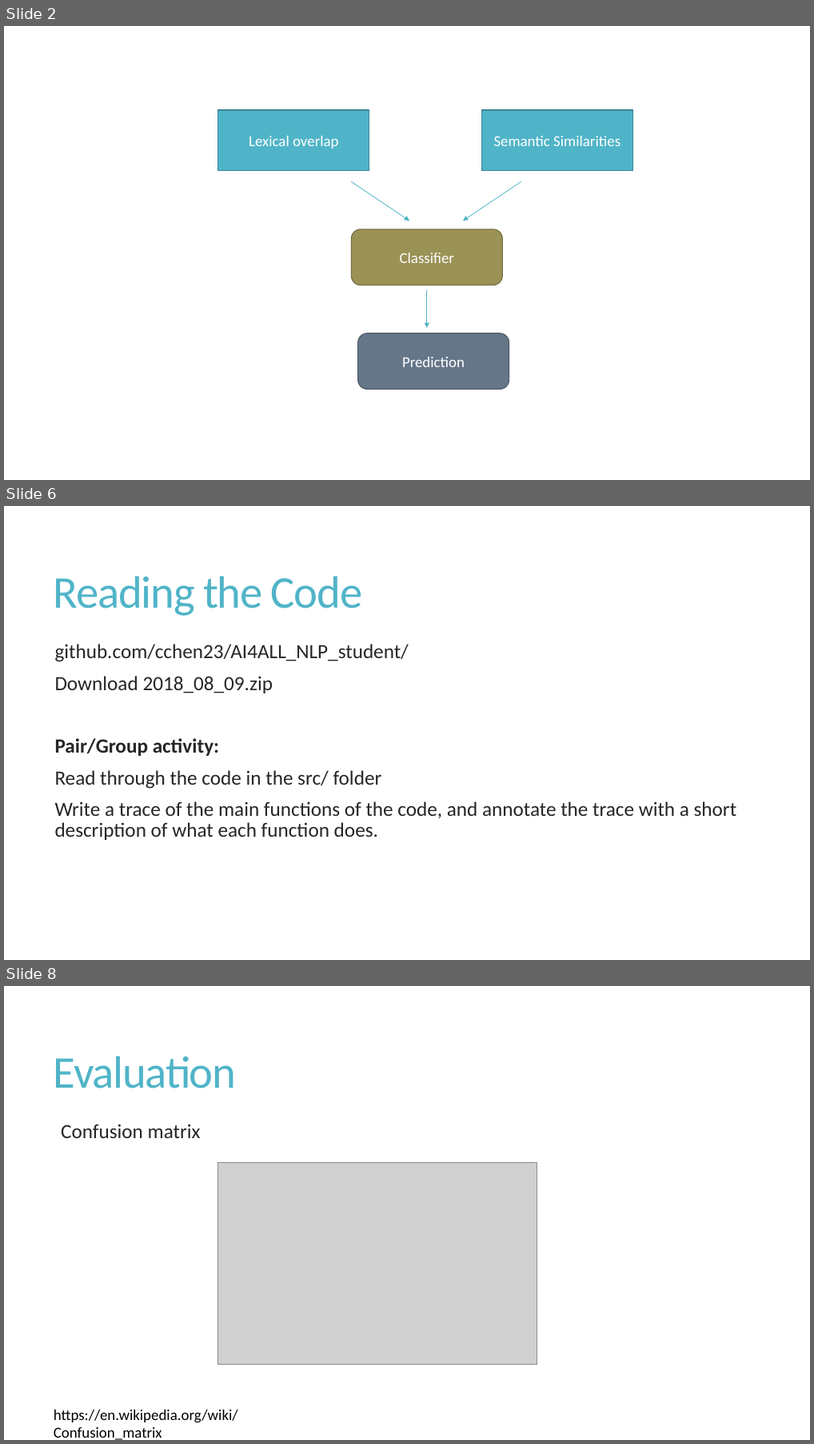
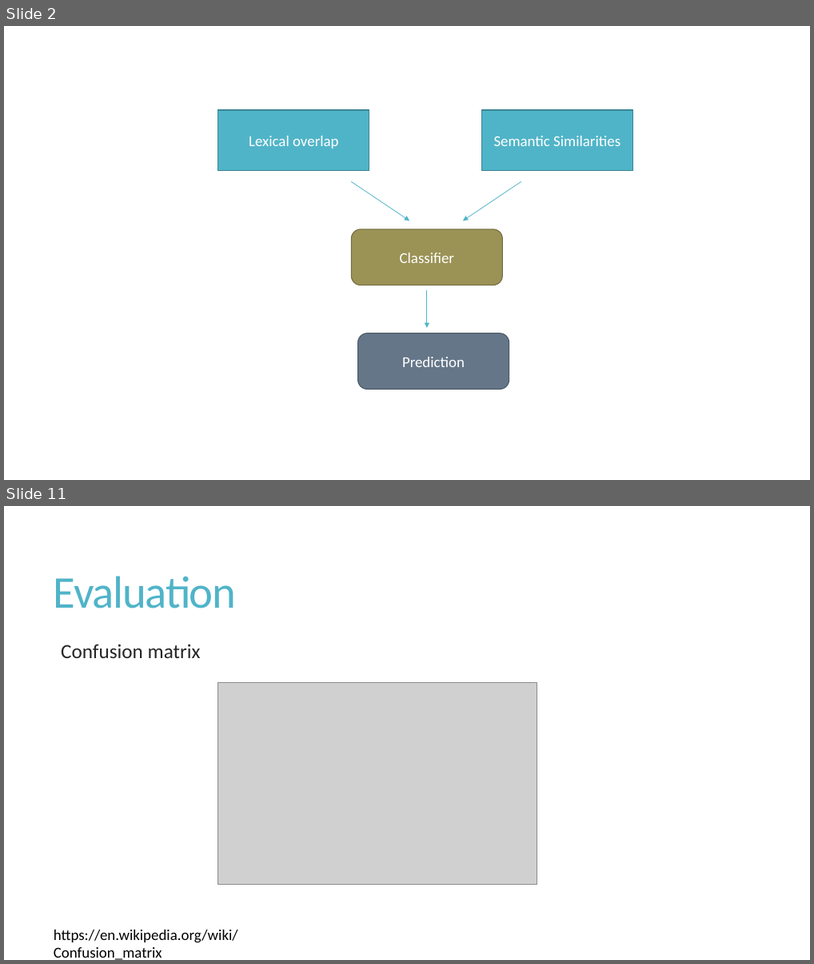
Before and after one commit to cchen23/AI4ALL_NLP, a slide deck: Slides/Day12_NLP_FNCFinal.pptx. Shown one above the other, each under a label of ours: slides 2, 6 and 8 before the commit, slides 2 and 11 after it; the slides between them are not shown. The pictures are 814x1444 and 814x964 pixels, drawn with LibreOffice and Linux fonts; fonts in the diff are those of the drawing; grey boxes stand for pictures. Boxes give left, top, right and bottom in pixels: in the first picture for what was removed or moved away, otherwise in the second. Text is boxed around its words. In the diff, an @@ line names an element or a change of style, - is before the commit and + after.

```diff
--- a/Slides/Day12_NLP_FNCFinal.pptx
+++ b/Slides/Day12_NLP_FNCFinal.pptx
@@ slide 6 removed at (4, 506, 810, 960), background #FFFFFF @@
@@ title removed at (54, 576, 362, 616) @@
-Reading the Code
@@ text removed at (55, 644, 738, 840) @@
-github.com/cchen23/AI4ALL_NLP_student/
-Download 2018_08_09.zip
-Pair/Group activity:
-Read through the code in the src/ folder
-Write a trace of the main functions of the code, and annotate the trace with a short description of what each function does.
@@ what was slide 8 is now slide 11 @@
```
Also in this commit, not shown: 3 slides changed, 5 slides added, 2 other slides removed.
